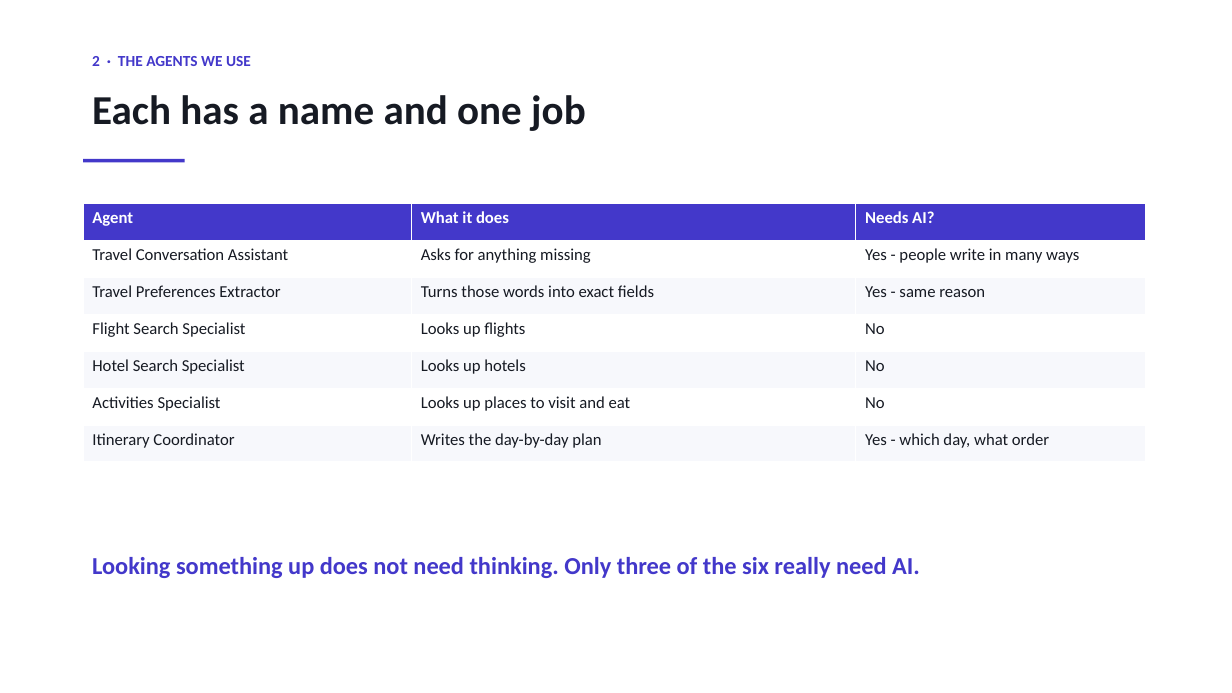
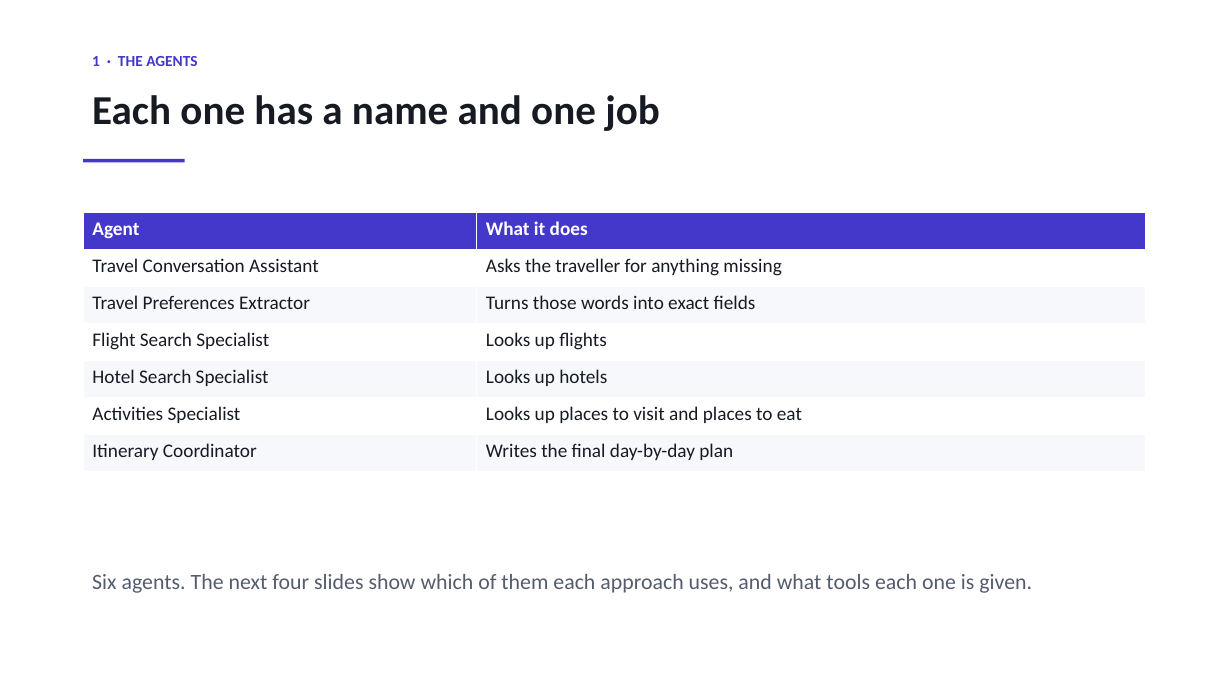
Before and after one commit to sherali143/Trip-Planner, a slide deck: slide 2 of submission/CMP7200_Viva_Presentation.pptx (slide 3 before the commit). Drawn at 1232x693 pixels with LibreOffice and Linux fonts; fonts in the diff are those of the drawing. Boxes give left, top, right and bottom in pixels: in the first picture for what was removed or moved away, otherwise in the second. Text is boxed around its words. In the diff, an @@ line names an element or a change of style, - is before the commit and + after.

Commit message:
Nine slides: one approach per slide, with its tools named
The deck now goes problem and solution, the six agents, then Approach A, B,
C and D one per slide. Each approach slide lists that approach's agents with
how many tools it holds and the tool names, so the tool inventory is read
off the slide rather than remembered.

Approach D's table now says 0 tools, which is what the measured arm builds -
its coordinator is created with tools=[]. The four helper tools the web app
leaves on the coordinator are noted in small type rather than counted, and
the comparison row is relabelled "tools given to agents" to match.

Dropped the eight-jobs, four-ways and tool-server slides, and the flow
diagrams that went with them, so the per-approach detail has room.

```diff
--- a/submission/CMP7200_Viva_Presentation.pptx
+++ b/submission/CMP7200_Viva_Presentation.pptx
@@ text at bbox=[92, 56, 197, 66]: text changed @@
-2 · THE AGENTS WE USE
+1 · THE AGENTS
@@ text at bbox=[92, 95, 660, 131]: text changed @@
-Each has a name and one job
+Each one has a name and one job
@@ table at bbox=[83, 213, 1146, 471] @@
-column 2: What it does | Asks for anything missing | Turns those words into exact fields | Looks up flights | Looks up hotels | Looks up places to visit and eat | Writes the day-by-day plan
-column 3: Needs AI? | Yes - people write in many ways | Yes - same reason | No | No | No | Yes - which day, what order
+column 2: What it does | Asks the traveller for anything missing | Turns those words into exact fields | Looks up flights | Looks up hotels | Looks up places to visit and places to eat | Writes the final day-by-day plan
@@ table: place and size @@
-table at bbox=[83, 203, 1146, 462]
+table at bbox=[83, 213, 1146, 471]
@@ text at bbox=[92, 574, 1032, 593]: text changed; size 19 to 17 pt; text colour #4338CA to #545C6E; bold off @@
-Looking something up does not need thinking. Only three of the six really need AI.
+Six agents. The next four slides show which of them each approach uses, and what tools each one is given.
```
Also in this commit, not shown: 3 other slides changed, 4 slides added, 7 slides removed, 1 other file.
